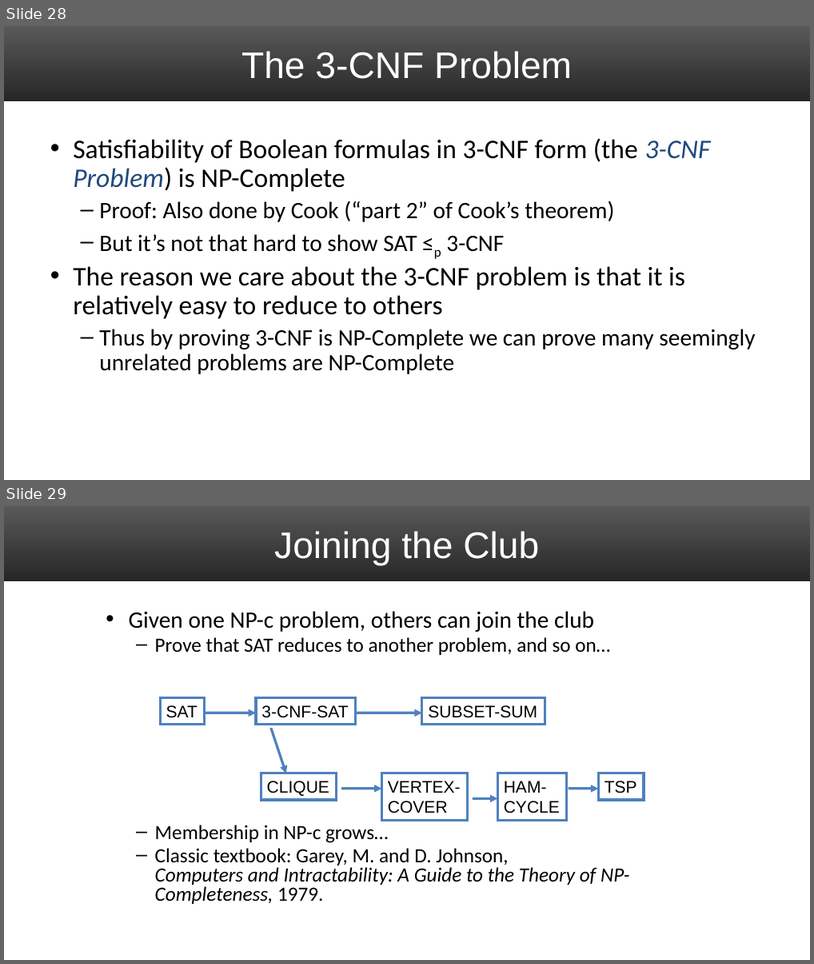
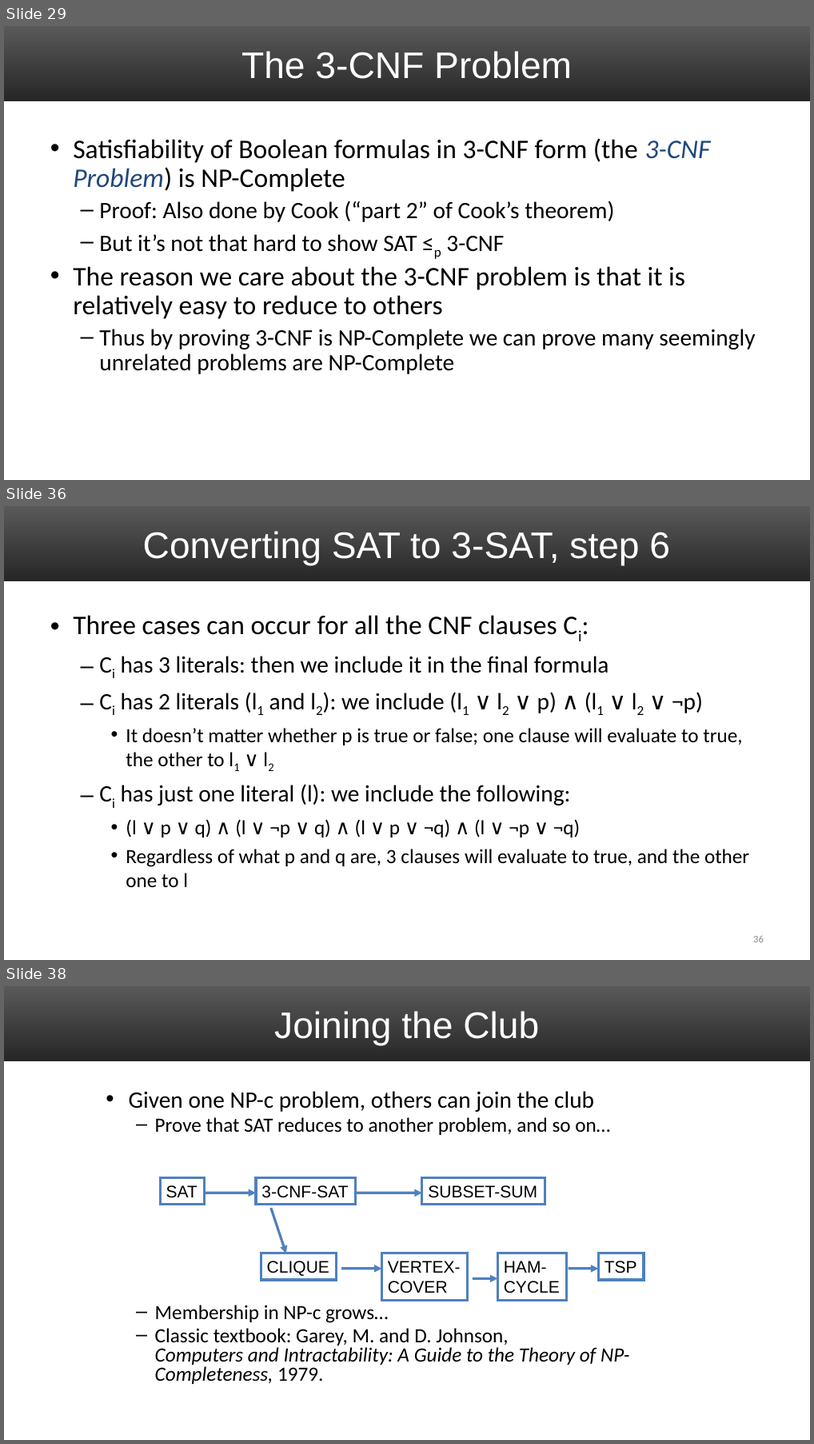
Before and after one commit to markfloryan/dsa2, a slide deck: slides/07-NPCIntro.pptx. Shown one above the other, each under a label of ours: slides 28 and 29 before the commit, slides 29, 36 and 38 after it; the slides between them are not shown. The pictures are 814x964 and 814x1444 pixels, drawn with LibreOffice and Linux fonts; fonts in the diff are those of the drawing. Boxes give left, top, right and bottom in pixels: in the first picture for what was removed or moved away, otherwise in the second. Text is boxed around its words. In the diff, an @@ line names an element or a change of style, - is before the commit and + after.

```diff
--- a/slides/07-NPCIntro.pptx
+++ b/slides/07-NPCIntro.pptx
@@ slide 36 added at (4,506,810,960), background #FFFFFF; not listed: 1 template element that a slide beside it also shows @@
@@ title added at (143,531,670,566), 44 pt, text #FFFFFF @@
+Converting SAT to 3-SAT, step 6
@@ text added at (73,615,750,887), 24 pt, text #000000 @@
+• Three cases can occur for all the CNF clauses Ci:
+  – Ci has 3 literals: then we include it in the final formula
+  – Ci has 2 literals (l1 and l2): we include (l1 ∨ l2 ∨ p) ∧ (l1 ∨ l2 ∨ ¬p)
+    • It doesn’t matter whether p is true or false; one clause will evaluate to true, the other to l1 ∨ l2
+  – Ci has just one literal (l): we include the following:
+    • (l ∨ p ∨ q) ∧ (l ∨ ¬p ∨ q) ∧ (l ∨ p ∨ ¬q) ∧ (l ∨ ¬p ∨ ¬q)
+    • Regardless of what p and q are, 3 clauses will evaluate to true, and the other one to l
@@ page number added at (754,935,764,942), 12 pt, text #8C8C8C @@
+36
@@ what was slide 28 is now slide 29 @@
@@ what was slide 29 is now slide 38 @@
```
Also in this commit, not shown: 2 slides changed, 10 other slides added, 2 slides removed, 2 other files.
